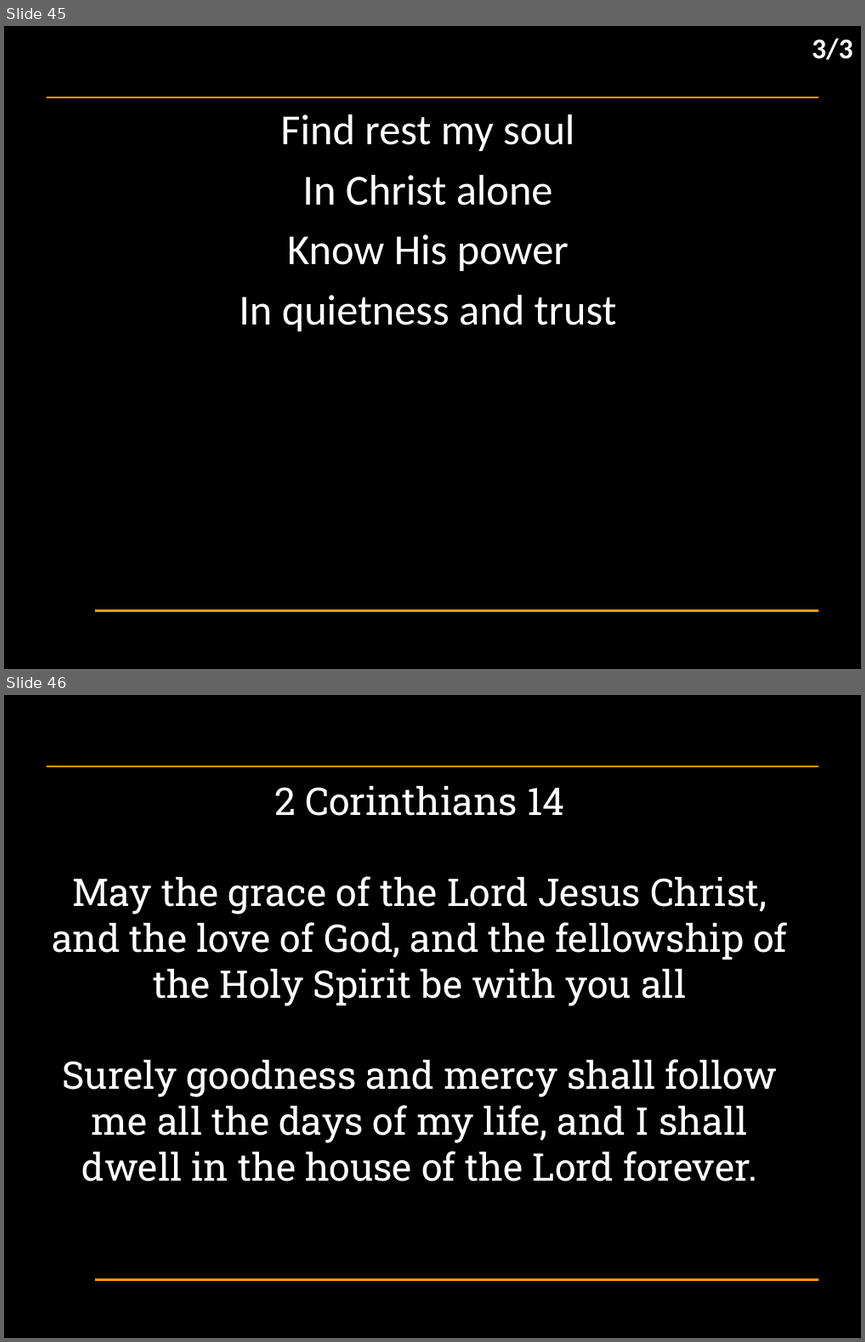
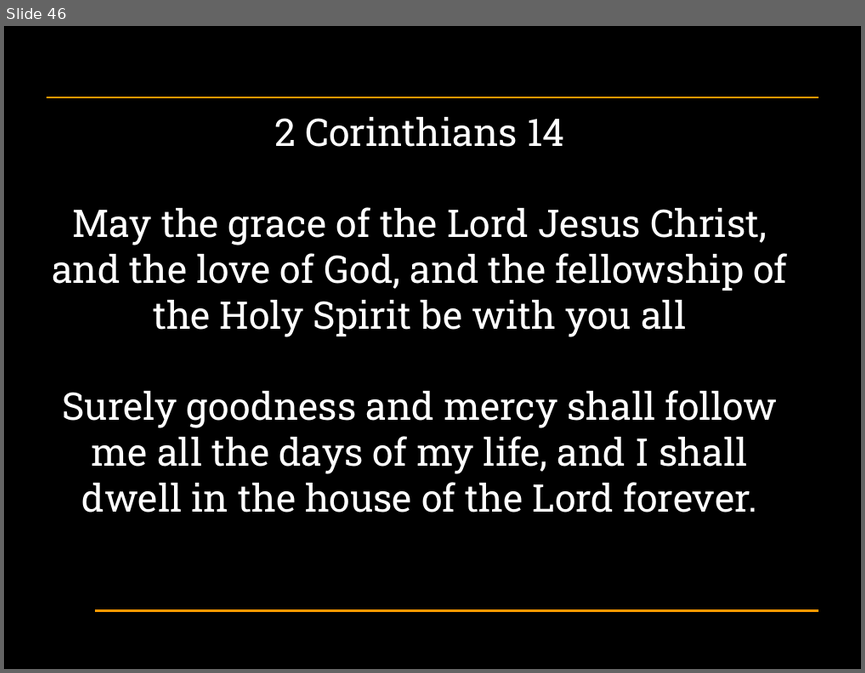
Before and after one commit to hoo-are-ya/worship, a slide deck: docs/songs_2024-11-24.pptx. Shown one above the other, each under a label of ours: slides 45 and 46 before the commit, slide 46 after it. The pictures are 865x1342 and 865x673 pixels, drawn with LibreOffice and Linux fonts; fonts in the diff are those of the drawing; background and template pictures are left out. Boxes give left, top, right and bottom in pixels: in the first picture for what was removed or moved away, otherwise in the second. Text is boxed around its words. In the diff, an @@ line names an element or a change of style, - is before the commit and + after.

```diff
--- a/docs/songs_2024-11-24.pptx
+++ b/docs/songs_2024-11-24.pptx
@@ slide 45 removed at [4,26,861,669], background #000000; not listed: 2 template elements that a slide beside it also shows @@
@@ text removed at [812,38,852,60] @@
-3/3
@@ subtitle removed at [239,114,617,331] @@
-Find rest my soul
-In Christ alone
-Know His power
-In quietness and trust
```
Also in this commit, not shown: 6 slides changed, 4 slides added, 3 other slides removed, 1 other file.
